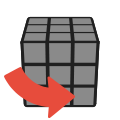
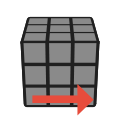
Layers edited between the first and the second w=120, h=120 image:
renamed "P" to "I", painted on it over box(4, 67, 94, 118)
